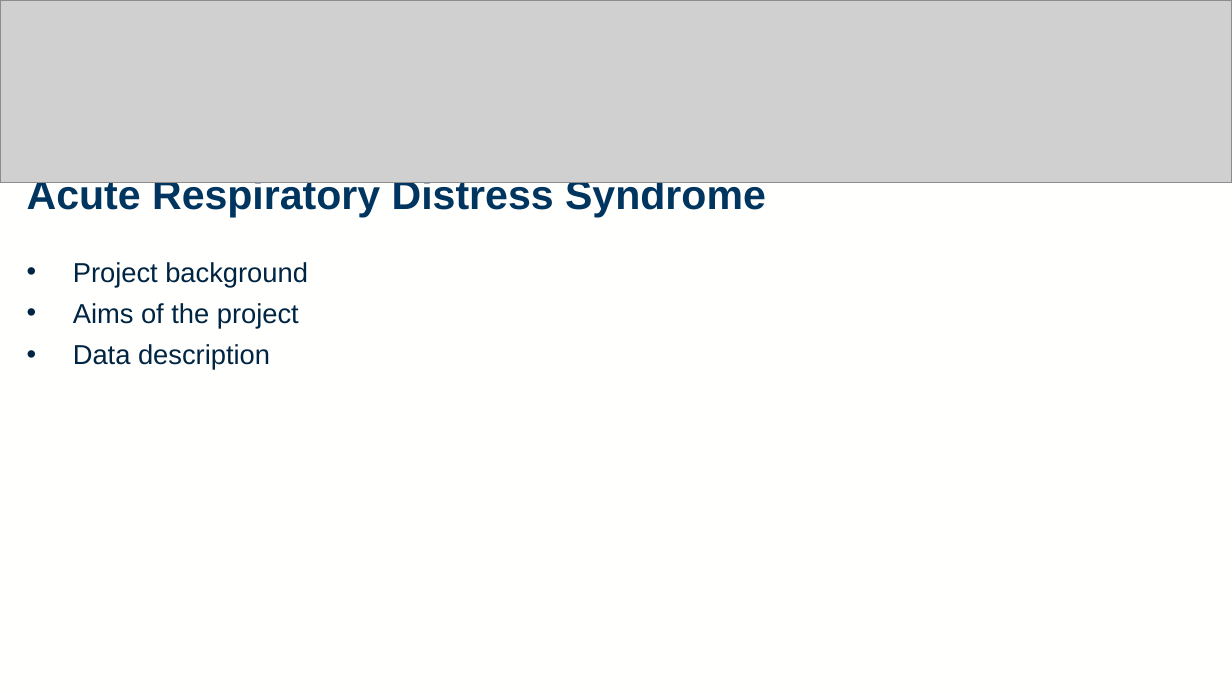
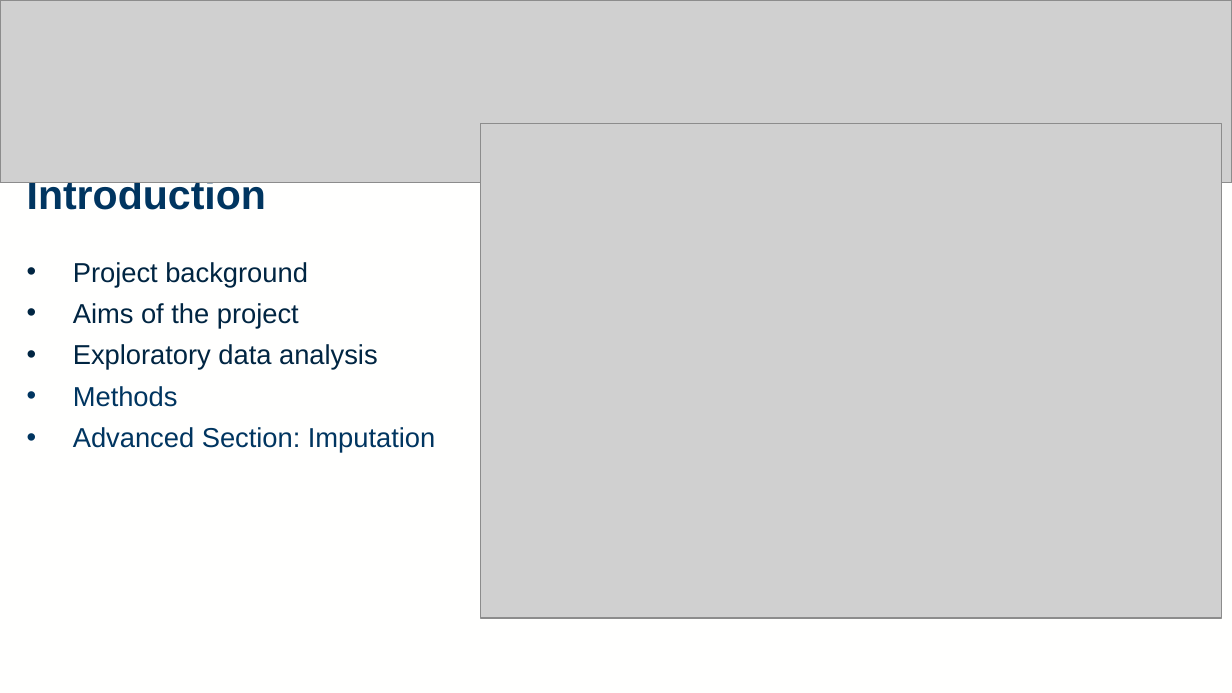
Before and after one commit to rtedwards/ARDS-classification, a slide deck: slide 2 of viva/viva_2416963E.pptx (slide 3 before the commit). Drawn at 1232x693 pixels with LibreOffice and Linux fonts; fonts in the diff are those of the drawing; grey boxes stand for pictures. Boxes give left, top, right and bottom in pixels: in the first picture for what was removed or moved away, otherwise in the second. Text is boxed around its words. In the diff, an @@ line names an element or a change of style, - is before the commit and + after.

```diff
--- a/viva/viva_2416963E.pptx
+++ b/viva/viva_2416963E.pptx
@@ picture added at box(480, 123, 1222, 618) @@
@@ text at box(27, 176, 266, 210): text changed @@
-Acute Respiratory Distress Syndrome
+Introduction
@@ text at box(73, 344, 435, 453): text changed; text colour #002542 to #003560 @@
-• Data description
+• Exploratory data analysis
+• Methods
+• Advanced Section: Imputation
```
Also in this commit, not shown: 6 other slides changed, 7 slides added, 7 slides removed, 1 other file.
